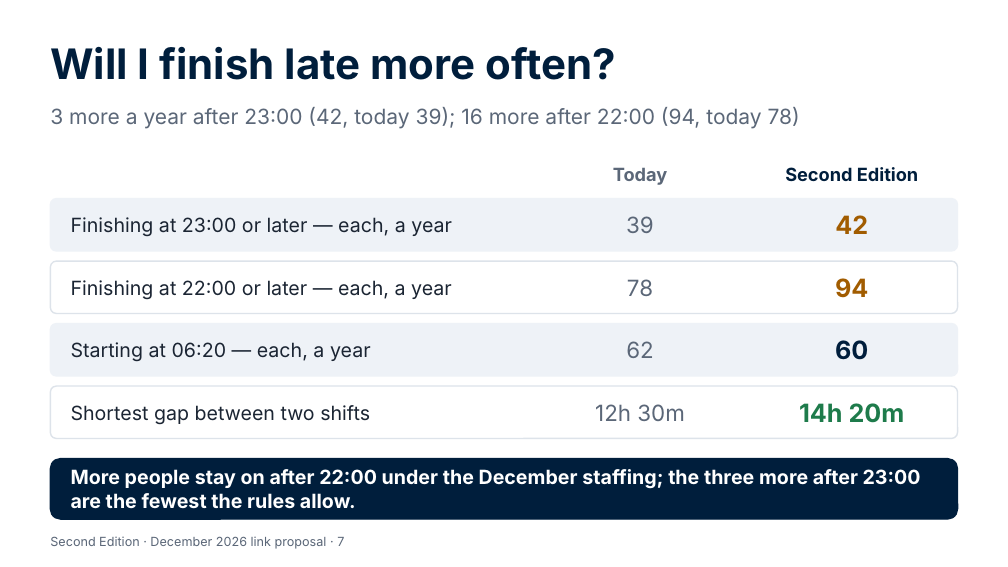
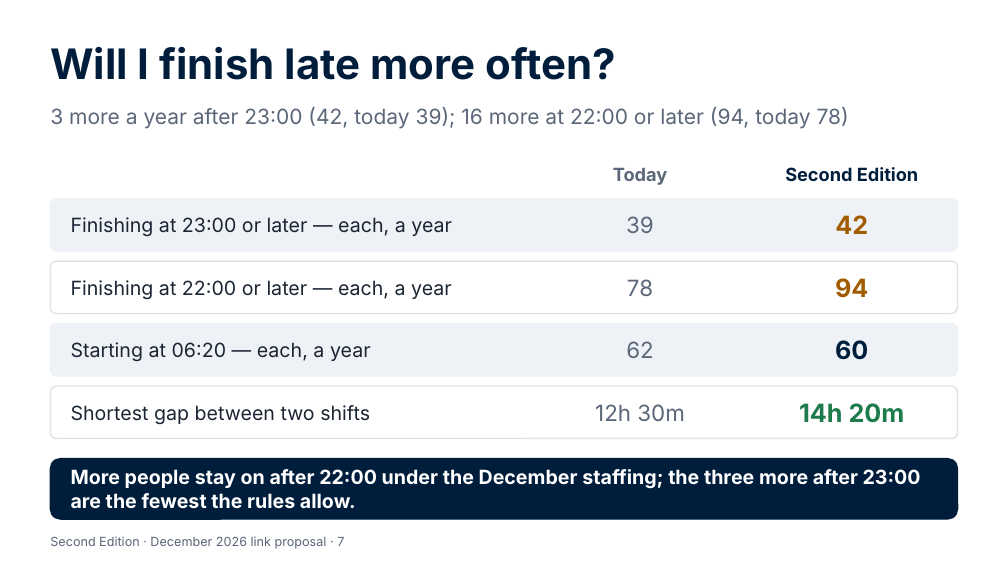
Before and after one commit to Garethdavidmiller/roster-app, a slide deck: slide 7 of docs/links-26/presentations/Second-Edition-for-colleagues.pptx. Drawn at 1008x567 pixels with LibreOffice and Linux fonts; fonts in the diff are those of the drawing. Boxes give left, top, right and bottom in pixels: in the first picture for what was removed or moved away, otherwise in the second. Text is boxed around its words. In the diff, an @@ line names an element or a change of style, - is before the commit and + after.

```diff
--- a/docs/links-26/presentations/Second-Edition-for-colleagues.pptx
+++ b/docs/links-26/presentations/Second-Edition-for-colleagues.pptx
@@ text at box(50, 107, 849, 129): text changed @@
-3 more a year after 23:00 (42, today 39); 16 more after 22:00 (94, today 78)
+3 more a year after 23:00 (42, today 39); 16 more at 22:00 or later (94, today 78)
```
Also in this commit, not shown: 1 other slide changed, 20 other files.
